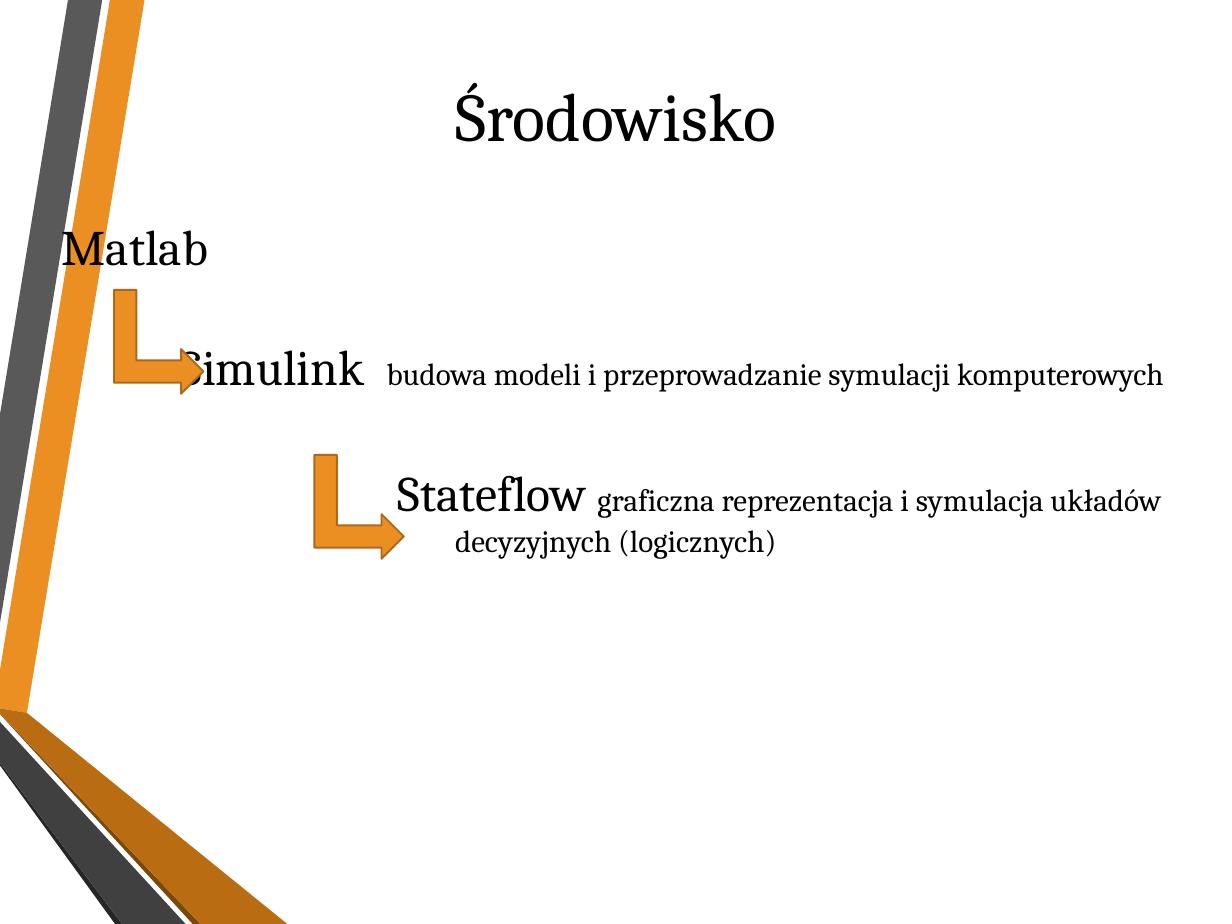
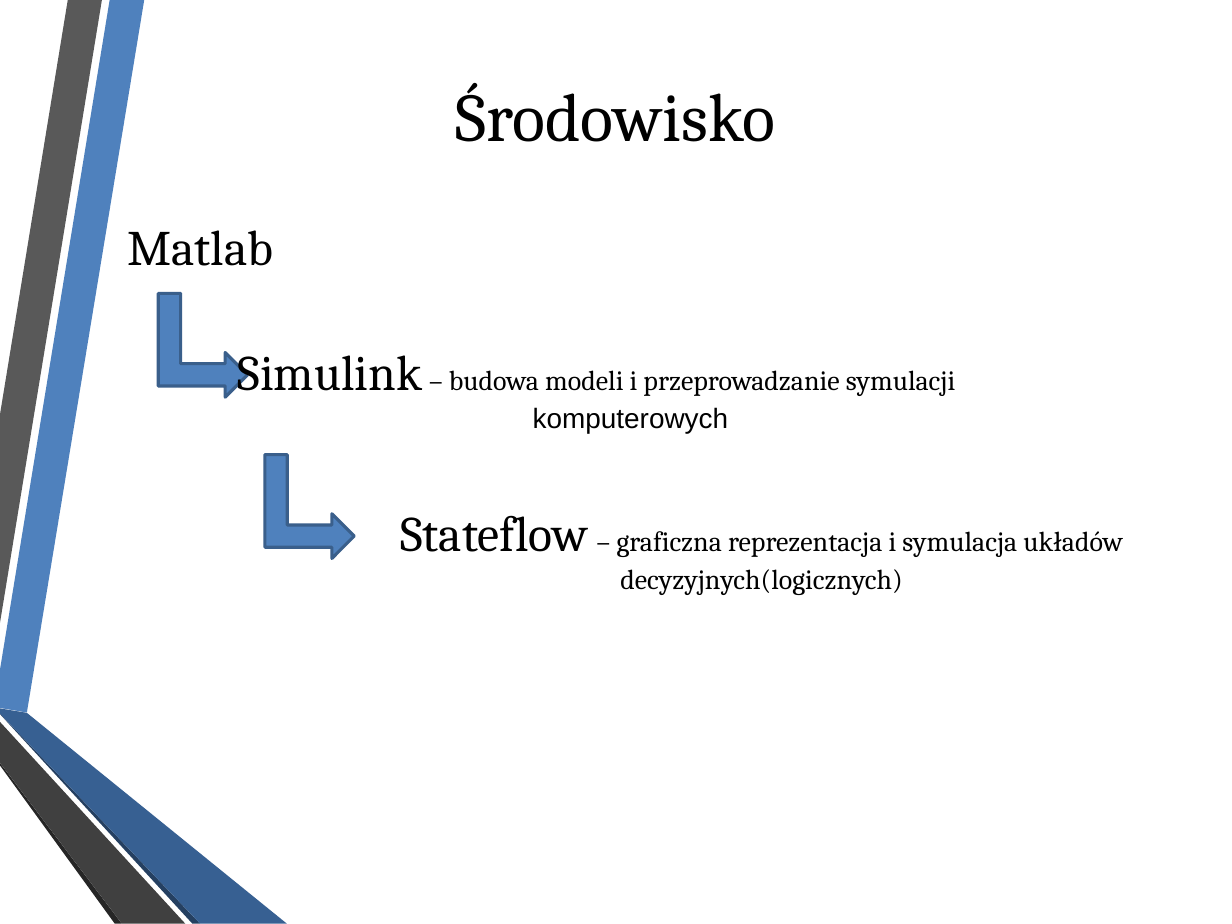
Before and after one commit to andrzejbro/APProject2_CarLights, a slide deck: slide 3 of car_lights.pptx. Drawn at 1232x924 pixels with LibreOffice and Linux fonts; fonts in the diff are those of the drawing; background and template pictures are left out. Boxes give left, top, right and bottom in pixels: in the first picture for what was removed or moved away, otherwise in the second. Text is boxed around its words. In the diff, an @@ line names an element or a change of style, - is before the commit and + after.

```diff
--- a/car_lights.pptx
+++ b/car_lights.pptx
@@ freeform shape at box(0, 0, 144, 713): fill #EB8F22 to #4F81BD; outline redrawn @@
@@ text added at box(127, 230, 273, 266), 32 pt, text #000000 @@
+      Matlab
@@ bent up arrow: place and size @@
-bent up arrow at box(113, 290, 203, 394)
+bent up arrow at box(158, 293, 248, 397)
@@ bent up arrow at box(158, 293, 248, 397): fill #EB8F22 to #4F81BD; outline #AE6A19 1.25 pt to #3A5F8B 2.01 pt; proportions changed @@
@@ text at box(238, 355, 956, 433): text changed; size 20 to 18 pt @@
-Matlab
-Simulink budowa modeli i przeprowadzanie symulacji komputerowych
-Stateflow graficzna reprezentacja i symulacja układów decyzyjnych (logicznych)
+Simulink – budowa modeli i przeprowadzanie symulacji komputerowych
@@ bent up arrow at box(266, 454, 355, 558): fill #EB8F22 to #4F81BD; outline #AE6A19 1.25 pt to #3A5F8B 2.01 pt; proportions changed @@
@@ bent up arrow: place and size @@
-bent up arrow at box(315, 456, 404, 560)
+bent up arrow at box(266, 454, 355, 558)
@@ text added at box(400, 515, 1123, 595), 18 pt, text #000000 @@
+Stateflow – graficzna reprezentacja i symulacja układów decyzyjnych(logicznych)
@@ freeform shape at box(0, 713, 200, 923): fill #7B480B to #254061; outline redrawn @@
@@ freeform shape at box(0, 709, 287, 924): fill #B96C11 to #376092; outline redrawn @@
@@ outline redrawn in 3 elements at box(0, 0, 102, 623), box(0, 764, 122, 924), box(0, 722, 186, 924) @@
```
Also in this commit, not shown: 6 other slides changed.
